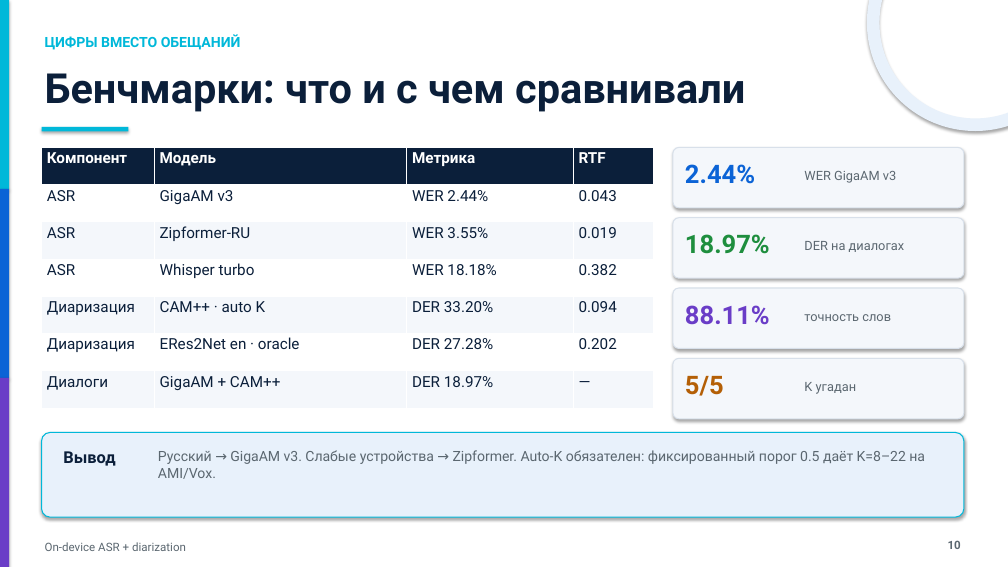
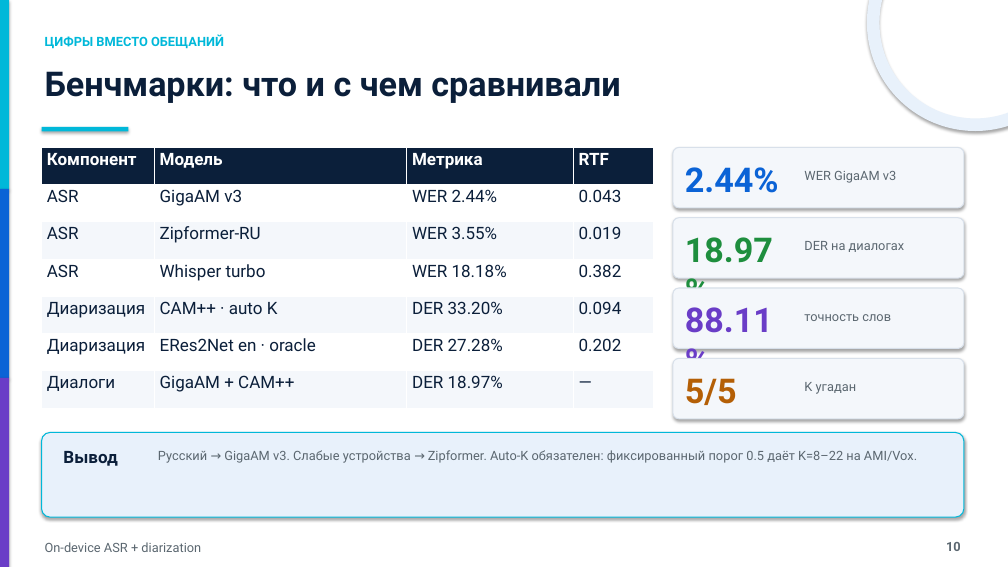
Before and after one commit to VershininSemyon/nuclear_hack_team_corgi, a slide deck: slide 10 of artifacts/hackathon_defense.pptx. Drawn at 1008x567 pixels with LibreOffice and Linux fonts; fonts in the diff are those of the drawing. Boxes give left, top, right and bottom in pixels: in the first picture for what was removed or moved away, otherwise in the second. Text is boxed around its words. In the diff, an @@ line names an element or a change of style, - is before the commit and + after.

Commit message:
Unify deck typography and explain the threshold sweep in the report
- deck: exactly three font sizes (28 / 14 / 10.5) across all 12 slides\n- fix the wrapped title on the pipeline slide so the subtitle no longer overlaps\n- center both Pareto charts in their half of the slide, drop the word sweep from the pipeline slide\n- report: rewrite method B step by step with a distance ladder and a worked five-threshold example; add a comparison table

```diff
--- a/artifacts/hackathon_defense.pptx
+++ b/artifacts/hackathon_defense.pptx
@@ text "ЦИФРЫ ВМЕСТО ОБЕЩАНИЙ" at box(45, 34, 224, 49): size 13.3 to 12.2 pt @@
@@ text "Бенчмарки: что и с чем ..." at box(45, 71, 620, 103): size 39.4 to 32.5 pt @@
@@ table at box(42, 147, 654, 408) @@
@@ size 14.5 to 16.2 pt @@
@@ size 24.4 to 32.5 pt in 4 elements at box(685, 167, 779, 193), box(685, 237, 773, 263), box(685, 307, 773, 333), box(685, 378, 737, 405) @@
@@ text "Вывод" at box(63, 451, 117, 466): size 15.7 to 16.2 pt @@
@@ text "Русский → GigaAM v3. Слабые ..." at box(158, 450, 917, 463): size 13.3 to 12.2 pt @@
@@ text "On-device ASR + diarization" at box(45, 542, 201, 552): size 11 to 12.2 pt @@
@@ text "10" at box(946, 542, 961, 551): size 11 to 12.2 pt @@
```
Also in this commit, not shown: 11 other slides changed, 3 other files.
